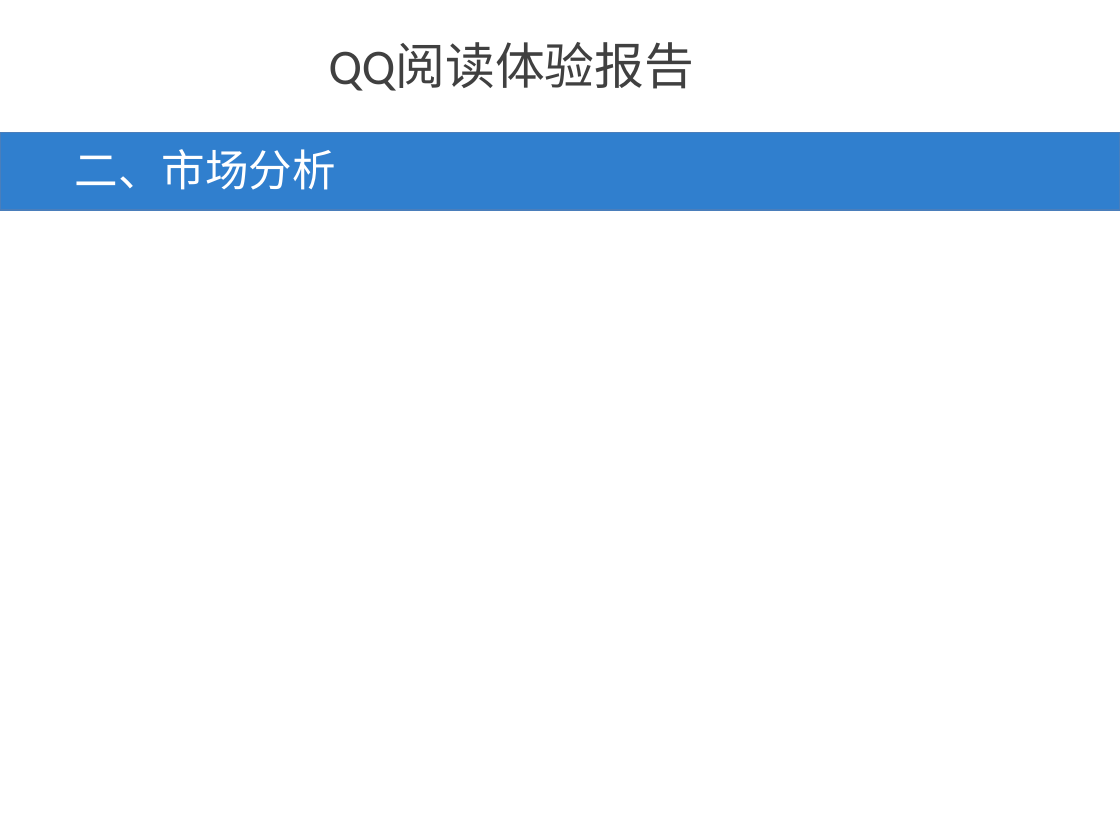
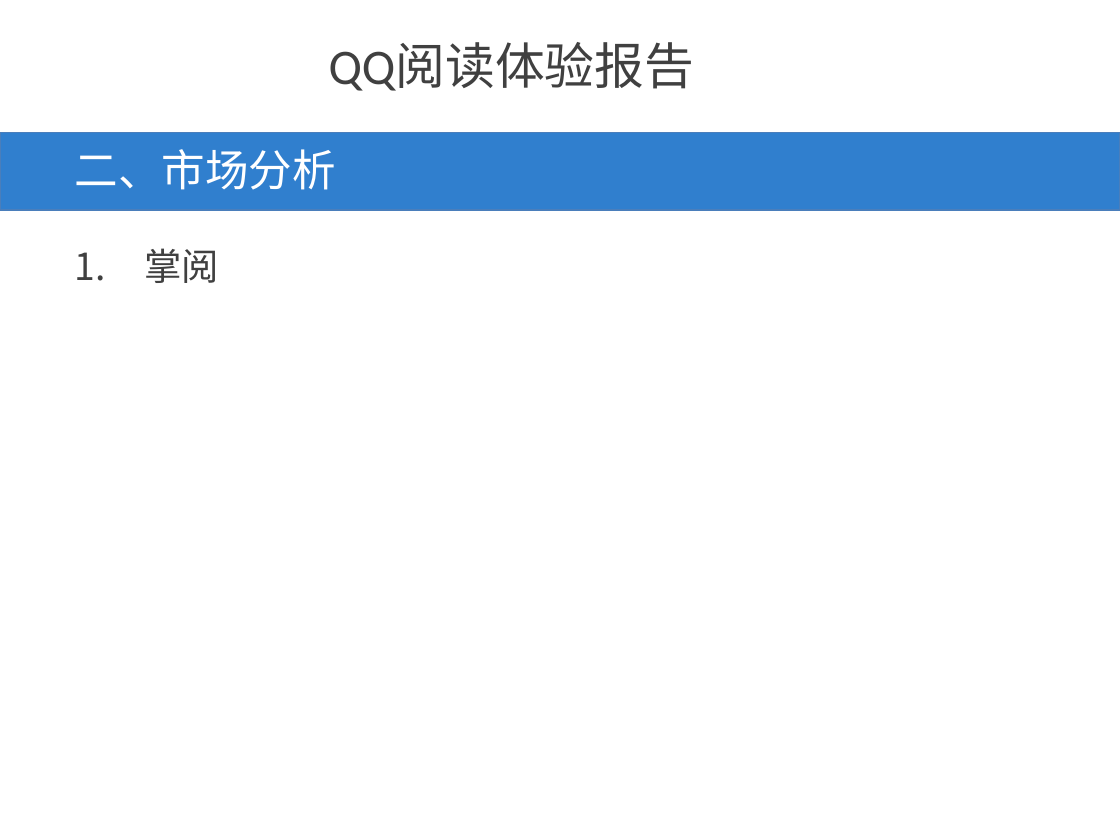
Before and after one commit to lupinge/someData, a slide deck: slide 2 of QQ阅读体验报告-卢平.ppt. Drawn at 1120x840 pixels with LibreOffice and Linux fonts; fonts in the diff are those of the drawing; background and template pictures are left out. Boxes give left, top, right and bottom in pixels: in the first picture for what was removed or moved away, otherwise in the second. Text is boxed around its words. In the diff, an @@ line names an element or a change of style, - is before the commit and + after.

Commit message:
text

```diff
--- a/QQ阅读体验报告-卢平.ppt
+++ b/QQ阅读体验报告-卢平.ppt
@@ text added at [145, 248, 220, 283], 24 pt, text #404040 @@
+1. 掌阅
```
